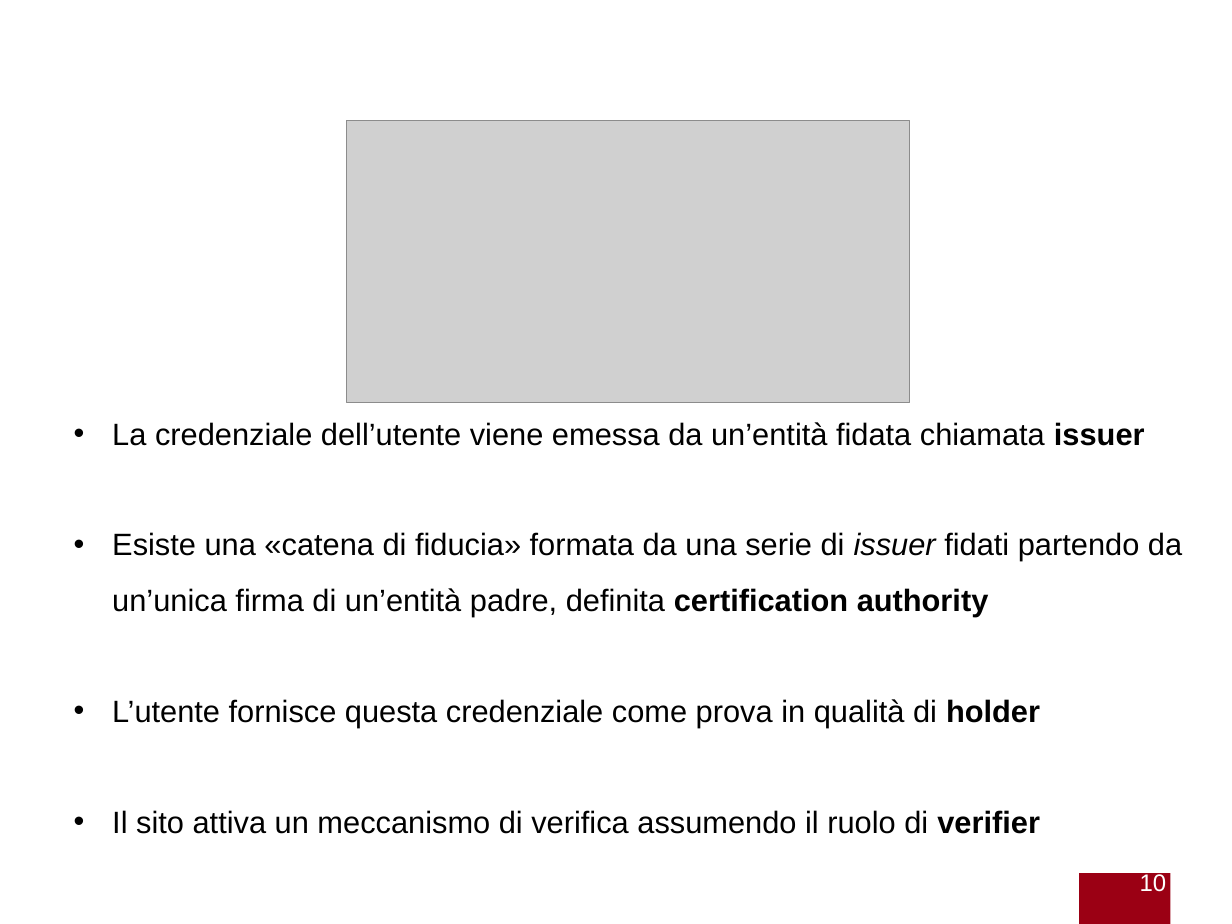
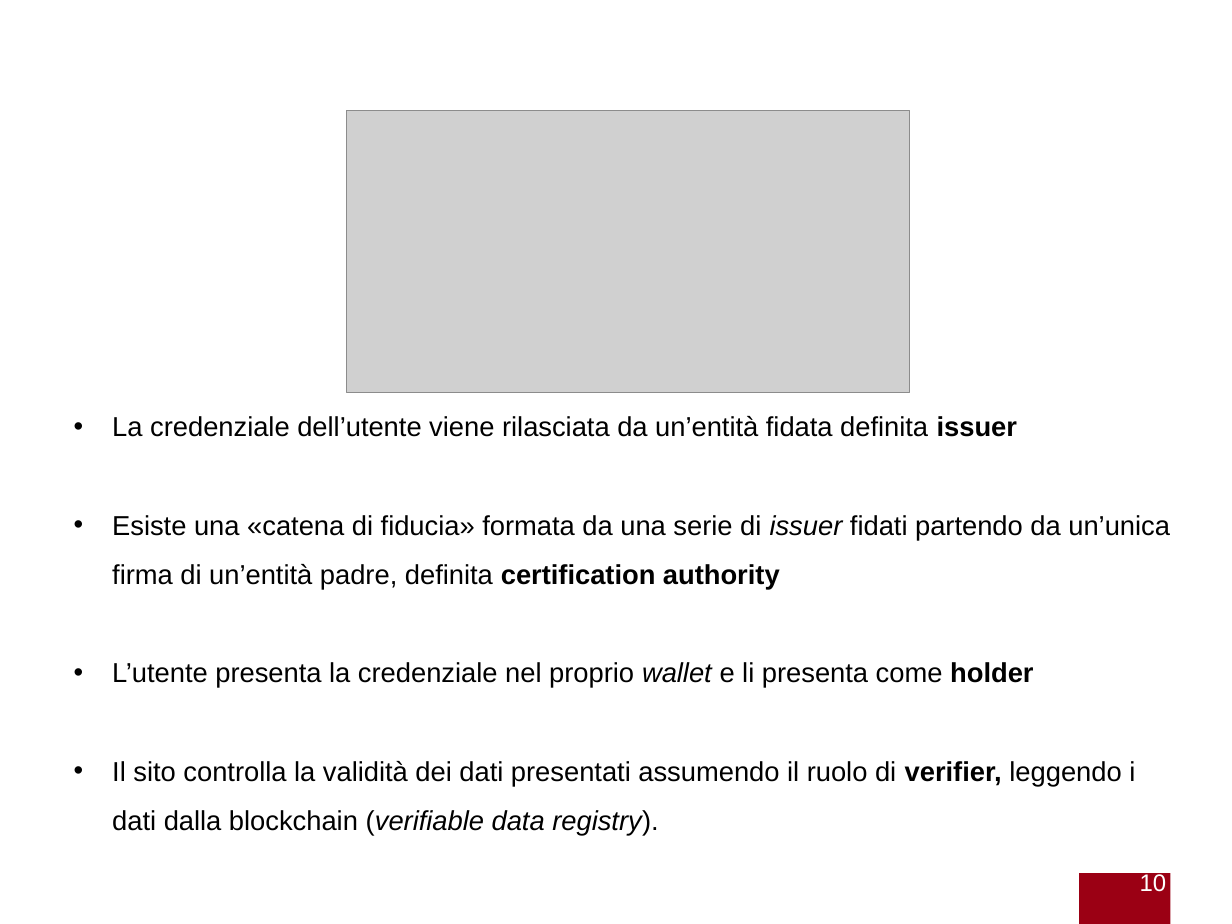
Before and after one commit to gabrielrovesti/Stage-e-Tesi-Triennale-UniPD, a slide deck: slide 10 of Presentazione/Presentazione Gabriel Rovesti.pptx. Drawn at 1232x924 pixels with LibreOffice and Linux fonts; fonts in the diff are those of the drawing; grey boxes stand for pictures; background and template pictures are left out. Boxes give left, top, right and bottom in pixels: in the first picture for what was removed or moved away, otherwise in the second. Text is boxed around its words. In the diff, an @@ line names an element or a change of style, - is before the commit and + after.

```diff
--- a/Presentazione/Presentazione Gabriel Rovesti.pptx
+++ b/Presentazione/Presentazione Gabriel Rovesti.pptx
@@ picture: place and size @@
-picture at [346, 121, 909, 403]
+picture at [346, 110, 909, 392]
@@ text at [112, 416, 1017, 437]: text changed; size 18 to 16 pt @@
-• La credenziale dell’utente viene emessa da un’entità fidata chiamata issuer
+• La credenziale dell’utente viene rilasciata da un’entità fidata definita issuer
@@ text at [112, 515, 1170, 590]: size 18 to 16 pt in "Esiste una «catena di fiducia» formata da ..." @@
@@ text at [112, 662, 1135, 836]: text changed; size 18 to 16 pt @@
-• L’utente fornisce questa credenziale come prova in qualità di holder
-• Il sito attiva un meccanismo di verifica assumendo il ruolo di verifier
+• L’utente presenta la credenziale nel proprio wallet e li presenta come holder
+• Il sito controlla la validità dei dati presentati assumendo il ruolo di verifier, leggendo i dati dalla blockchain (verifiable data registry).
```
Also in this commit, not shown: 8 other slides changed, 5 other files.
